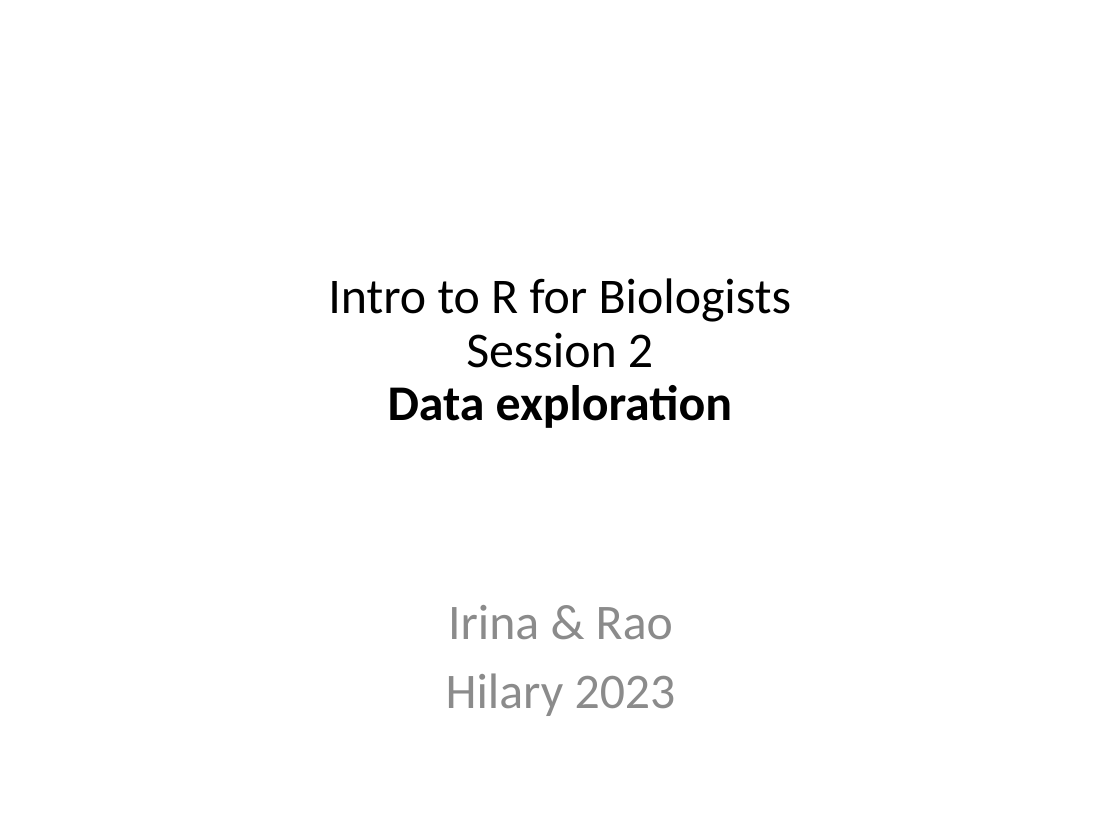
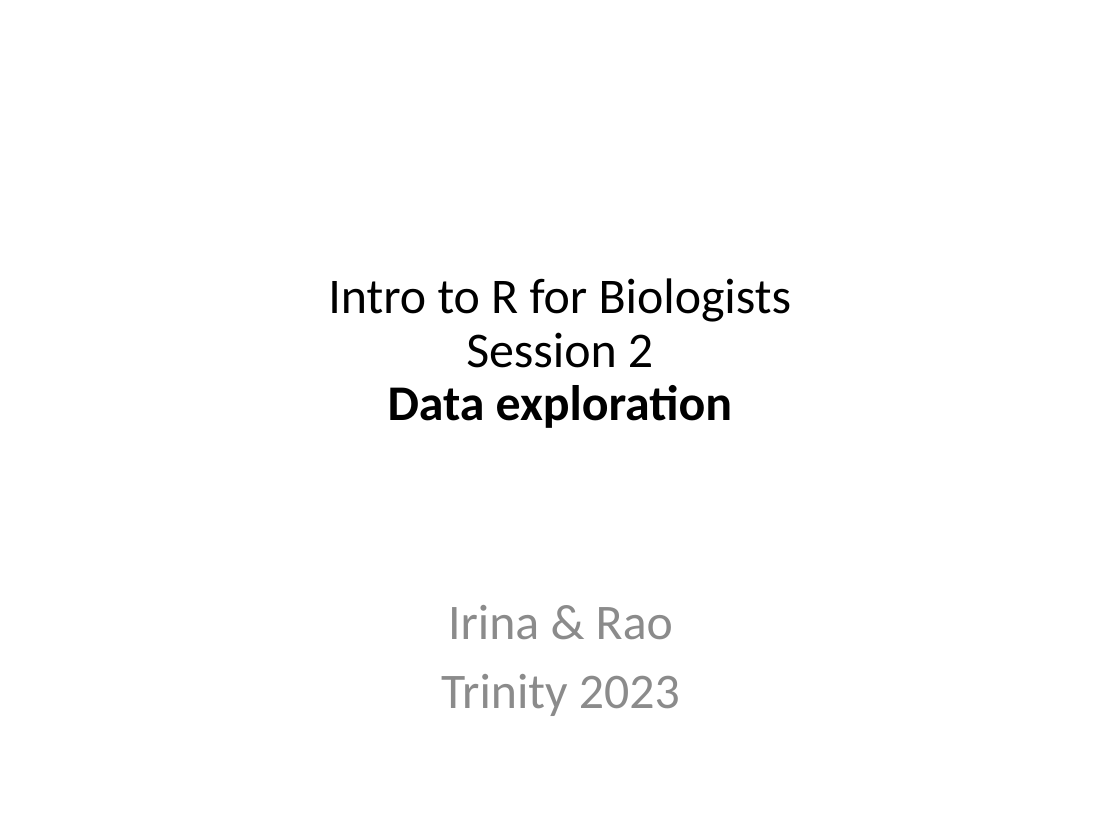
Before and after one commit to sraorao/MSD_R_course_TT2023, a slide deck: slide 1 of powerpoint/Session2.pptx. Drawn at 1120x840 pixels with LibreOffice and Linux fonts; fonts in the diff are those of the drawing. Boxes give left, top, right and bottom in pixels: in the first picture for what was removed or moved away, otherwise in the second. Text is boxed around its words. In the diff, an @@ line names an element or a change of style, - is before the commit and + after.

```diff
--- a/powerpoint/Session2.pptx
+++ b/powerpoint/Session2.pptx
@@ text at bbox=[441, 674, 680, 716]: text changed @@
-Hilary 2023
+Trinity 2023
```
Also in this commit, not shown: 1 other file.
